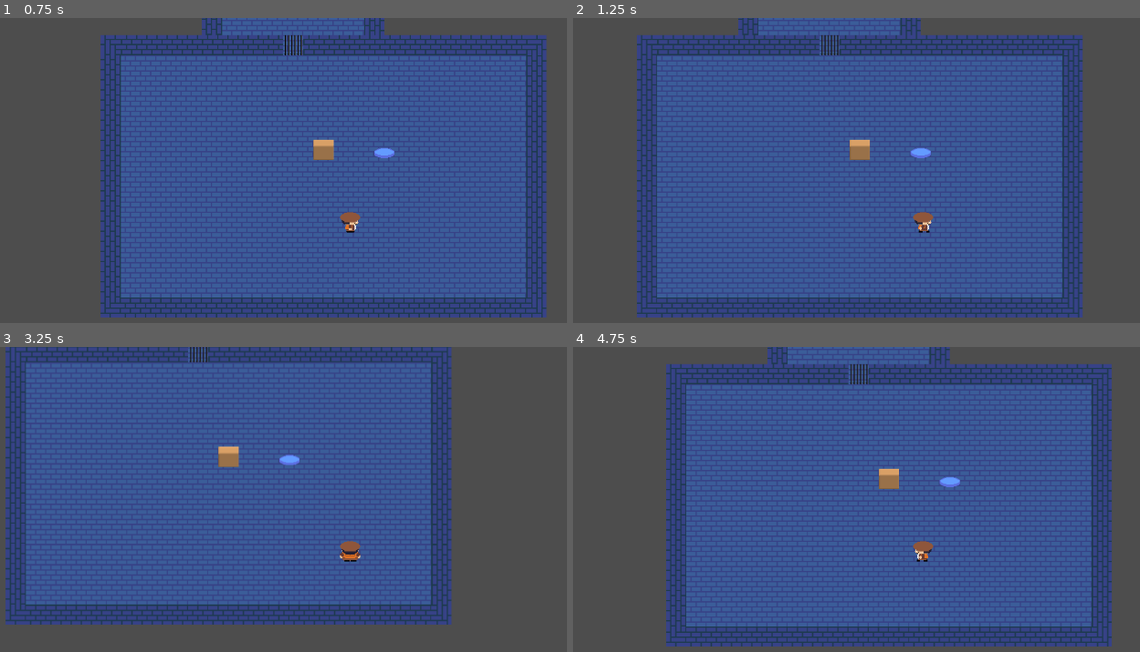
Above: before the commit, frames 1-4 (two rows, left to right).
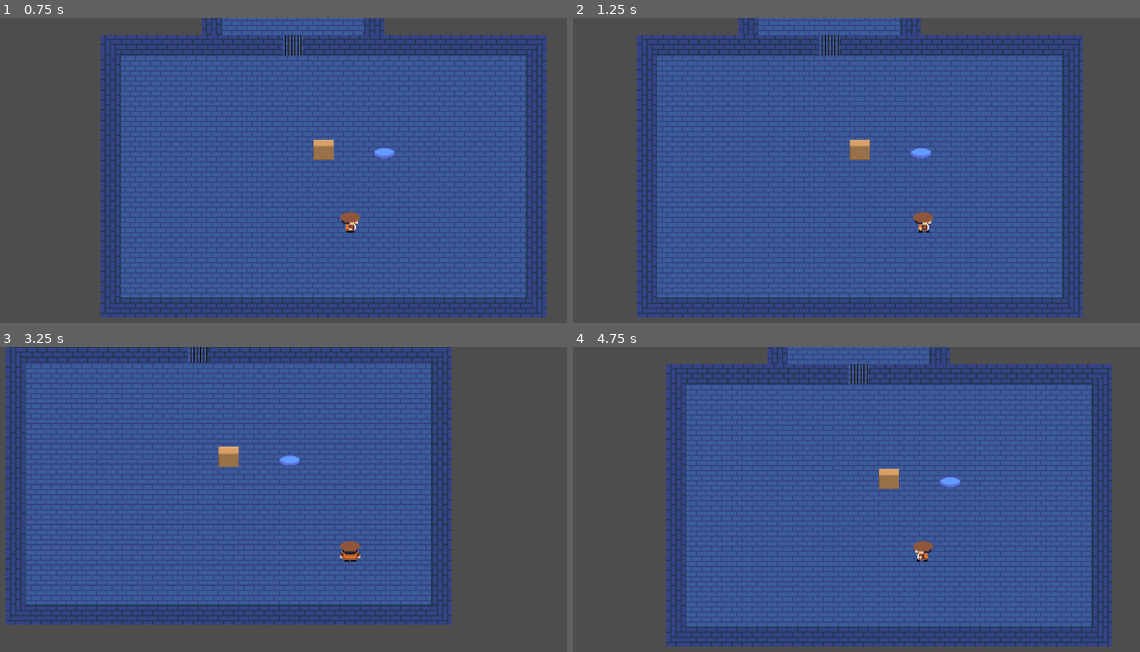
Above: after the commit, the same moments.

Repository: mswieboda/dungeon-godot
Game: Godot game, scene res://scenes/main.tscn
The game is run twice, just before and just after one commit, with the same random seed, the same clock (stepped at 60 frames per second) and the same inputs.
Inputs:
- Up to frame 1 (0.75 s): tap Enter at 0.5 s; hold D (move_right) from 0.53 s (still down)
- Up to frame 2 (1.25 s): keep holding D (move_right)
- Up to frame 3 (3.25 s): release D (move_right) at 1.28 s; hold S (move_down) 1.28-2.03 s; hold D (move_right) 2.03-2.78 s; hold W (move_up) from 2.78 s (still down)
- Up to frame 4 (4.75 s): release W (move_up) at 3.53 s; hold A (move_left) from 3.53 s (still down)

Frame 1 is identical in both runs. In frame 2, 0.9% of the frame differs, in the area x 11-90%, y 0-99%; in frame 3, 1.6%, in the area x 0-80%, y 0-92%; in frame 4, 0.7%.

Commit message:
turned off blur
sprite > texture > Filter > set to "nearest"

Diff:
--- a/objs/block/box.tscn
+++ b/objs/block/box.tscn
@@ -15,4 +15,5 @@
 shape = SubResource("RectangleShape2D_uufly")
 
 [node name="sprite" type="Sprite2D" parent="."]
+texture_filter = 1
 texture = ExtResource("1_rkg1t")
--- a/objs/chest/chest.tscn
+++ b/objs/chest/chest.tscn
@@ -33,4 +33,5 @@
 }]
 
 [node name="chest" type="AnimatedSprite2D"]
+texture_filter = 1
 sprite_frames = SubResource("SpriteFrames_d0uy2")
--- a/objs/player/player.tscn
+++ b/objs/player/player.tscn
@@ -130,4 +130,5 @@
 shape = SubResource("RectangleShape2D_4bc7i")
 
 [node name="animated_sprite" type="AnimatedSprite2D" parent="."]
+texture_filter = 1
 sprite_frames = SubResource("SpriteFrames_f5lxi")
--- a/objs/pressure_switch/pressure_switch.tscn
+++ b/objs/pressure_switch/pressure_switch.tscn
@@ -33,6 +33,7 @@
 }]
 
 [node name="pressure_switch" type="Area2D"]
+texture_filter = 1
 
 [node name="collision" type="CollisionShape2D" parent="."]
 shape = SubResource("RectangleShape2D_qmt04")
--- a/scenes/main.tscn
+++ b/scenes/main.tscn
@@ -63,6 +63,7 @@
 script = ExtResource("1_f4c04")
 
 [node name="tilemap" type="TileMap" parent="."]
+texture_filter = 1
 tile_set = SubResource("TileSet_382je")
 format = 2
 layer_0/name = "background"
